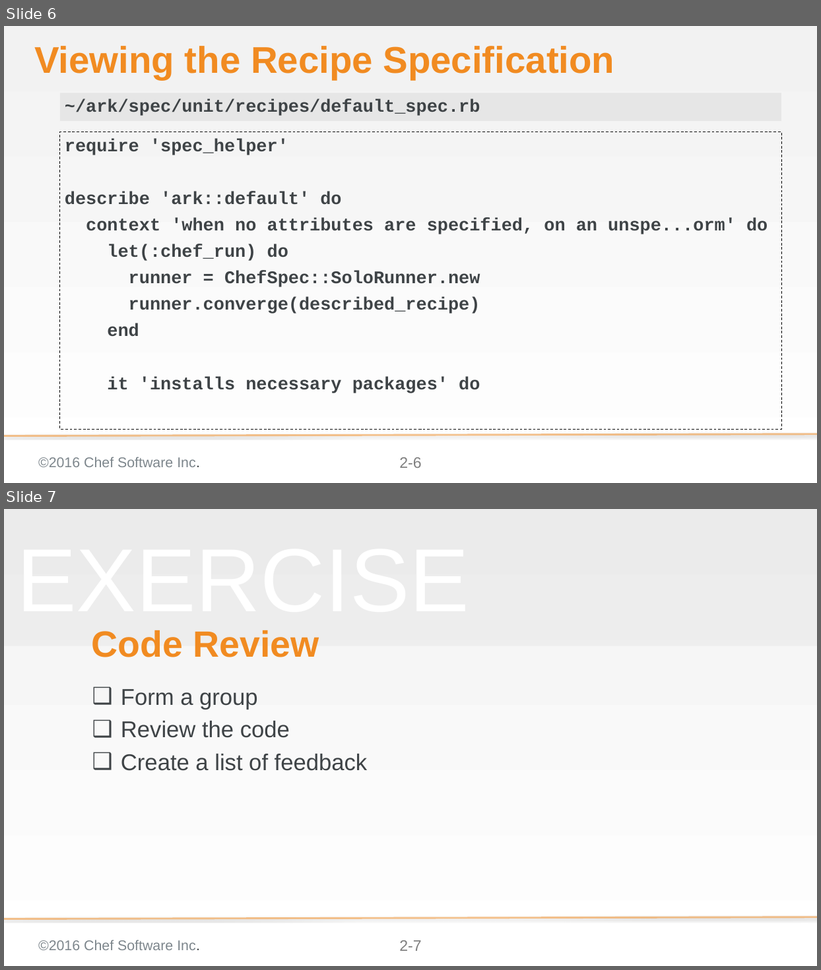
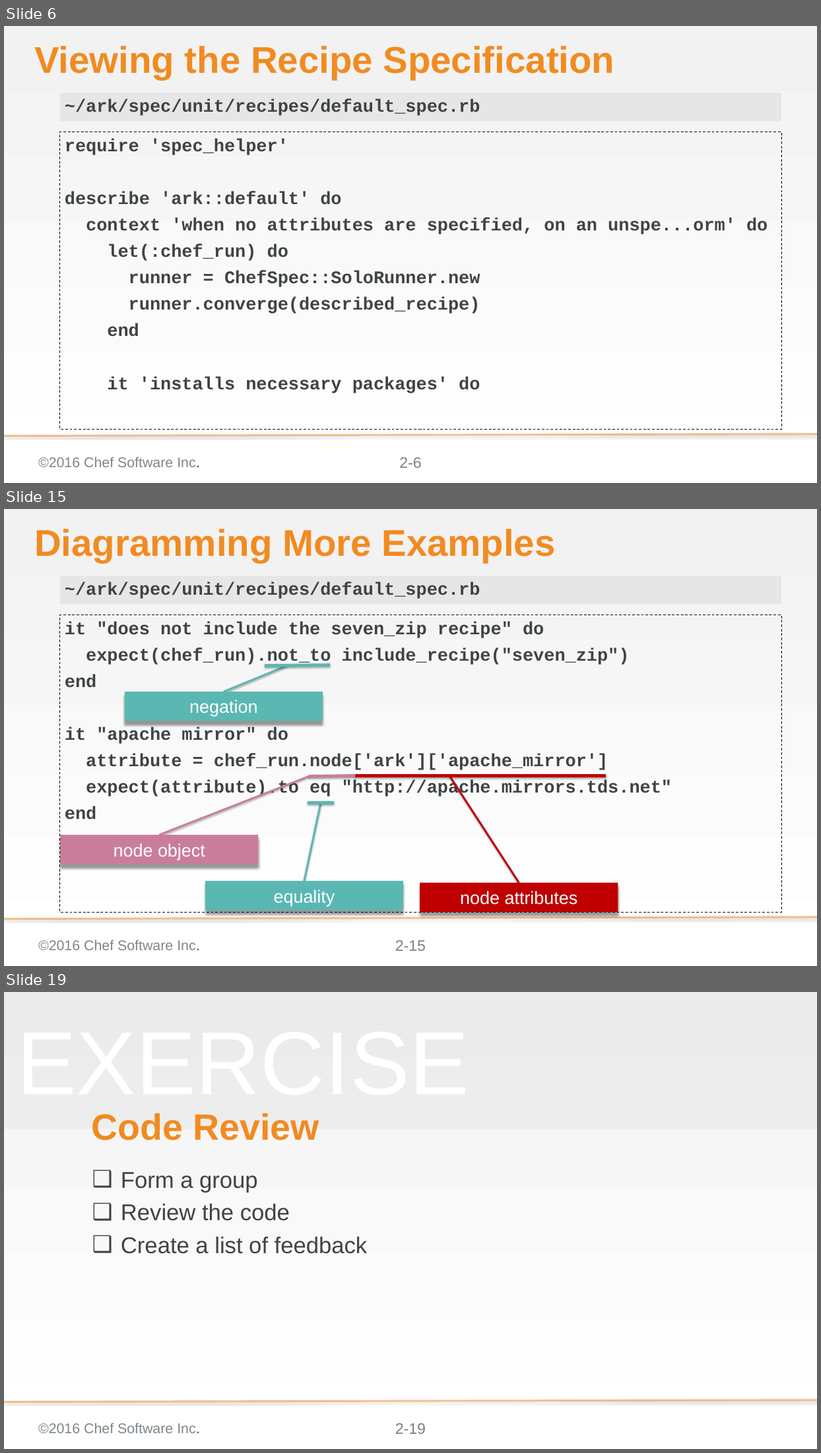
Before and after one commit to chef-training/elegant_tests, a slide deck: 02-code_review.pptx. Shown one above the other, each under a label of ours: slides 6 and 7 before the commit, slides 6, 15 and 19 after it; the slides between them are not shown. The pictures are 821x970 and 821x1453 pixels, drawn with LibreOffice and Linux fonts; fonts in the diff are those of the drawing; background and template pictures are left out. Boxes give left, top, right and bottom in pixels: in the first picture for what was removed or moved away, otherwise in the second. Text is boxed around its words. In the diff, an @@ line names an element or a change of style, - is before the commit and + after.

```diff
--- a/02-code_review.pptx
+++ b/02-code_review.pptx
@@ slide 15 added at bbox=[4, 509, 817, 966], background gradient #F2F2F2 to #FFFFFF; not listed: 3 template elements that a slide beside it also shows @@
@@ title added at bbox=[34, 529, 555, 563], 58.7 pt, text #F18B21, bold @@
+Diagramming More Examples
@@ text added at bbox=[60, 576, 781, 604], fill #D9D9D9 at 50% opacity, 28 pt, text #3E4346, bold @@
+~/ark/spec/unit/recipes/default_spec.rb
@@ text added at bbox=[60, 615, 781, 912], outline #000000 1 pt dashed, 28 pt, text #3E4346, bold @@
+it "does not include the seven_zip recipe" do
+expect(chef_run).not_to include_recipe("seven_zip")
+end
+it "apache mirror" do
+attribute = chef_run.node['ark']['apache_mirror']
+expect(attribute).to eq "http://apache.mirrors.tds.net"
+end
@@ line added from (224, 692) to (287, 666), #5AB7B2 3 pt @@
@@ line added from (265, 666) to (330, 665), #5AB7B2 5 pt @@
@@ rectangle added at bbox=[125, 692, 323, 722], fill #5AB7B2, 28 pt, text #FFFFFF @@
+negation
@@ line added from (308, 776) to (160, 835), #C97D9A 3 pt @@
@@ line added from (308, 776) to (355, 776), #C97D9A 5 pt @@
@@ line added from (355, 776) to (606, 776), #C00000 5 pt @@
@@ line added from (449, 775) to (519, 883), #C00000 3 pt @@
@@ line added from (304, 881) to (321, 802), #5AB7B2 3 pt @@
@@ line added from (307, 803) to (334, 803), #5AB7B2 5 pt @@
@@ rectangle added at bbox=[60, 835, 258, 864], fill #C97D9A, 28 pt, text #FFFFFF @@
+node object
@@ rectangle added at bbox=[205, 881, 403, 910], fill #5AB7B2, 28 pt, text #FFFFFF @@
+equality
@@ rectangle added at bbox=[420, 883, 618, 912], fill #C00000, 28 pt, text #FFFFFF @@
+node attributes
@@ what was slide 7 is now slide 19 @@
@@ page number at bbox=[395, 1424, 426, 1434]: text changed @@
-2-7
+2-19
```
Also in this commit, not shown: 2 slides changed, 11 other slides added.
